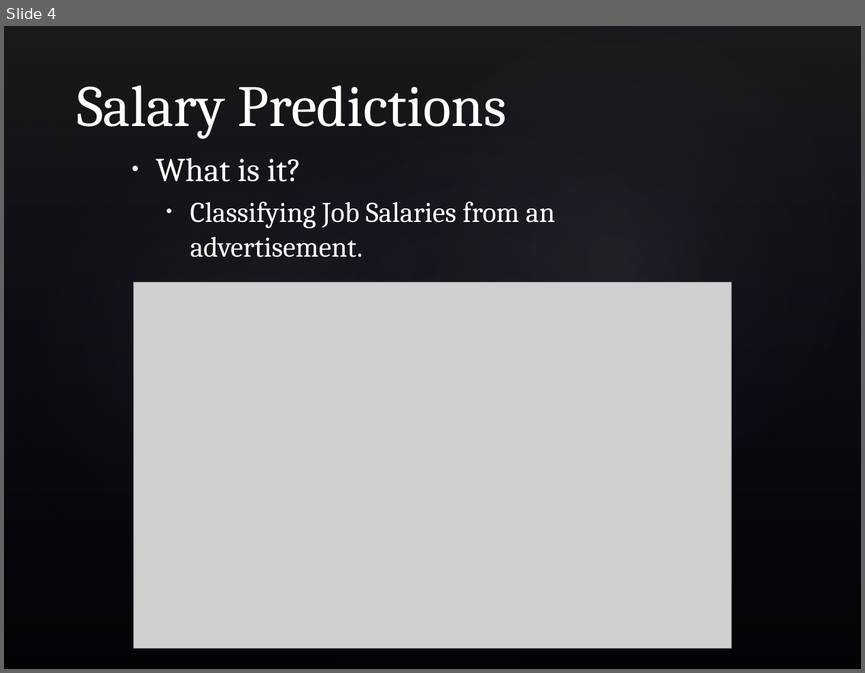
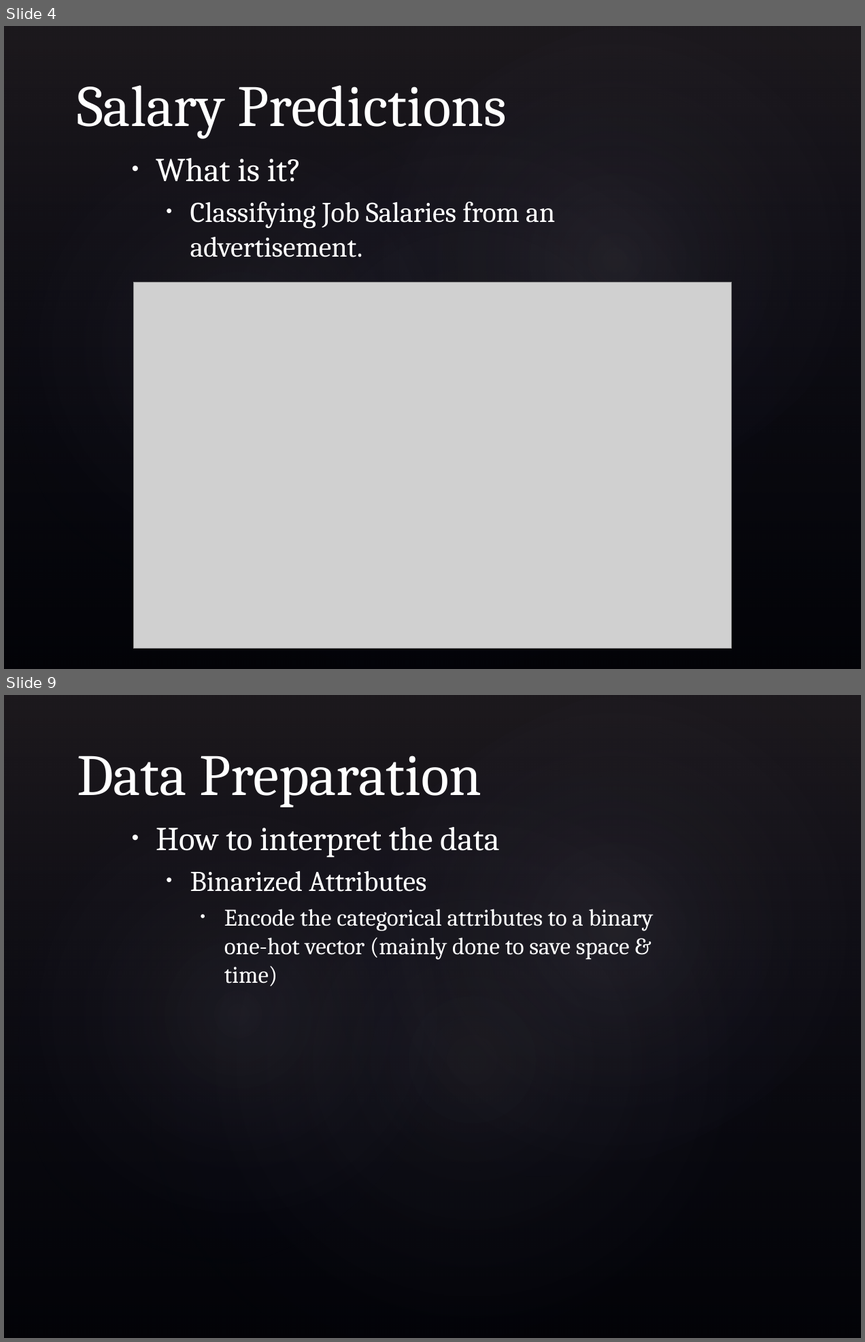
Before and after one commit to bradens/adzuna-competition, a slide deck: presentation.pptx. Shown one above the other, each under a label of ours: slide 4 before the commit, slides 4 and 9 after it; the slides between them are not shown. The pictures are 865x673 and 865x1342 pixels, drawn with LibreOffice and Linux fonts; fonts in the diff are those of the drawing; grey boxes stand for pictures; background and template pictures are left out. Boxes give left, top, right and bottom in pixels: in the first picture for what was removed or moved away, otherwise in the second. Text is boxed around its words. In the diff, an @@ line names an element or a change of style, - is before the commit and + after.

```diff
--- a/presentation.pptx
+++ b/presentation.pptx
@@ slide 9 added at (4, 695, 861, 1338), background picture (left out); not listed: 4 template elements that a slide beside it also shows @@
@@ title added at (77, 756, 481, 807), 49 pt, text #FFFFFF @@
+Data Preparation
@@ text added at (156, 827, 653, 986), 20 pt, text #FFFFFF @@
+• How to interpret the data
+  • Binarized Attributes
+    • Encode the categorical attributes to a binary one-hot vector (mainly done to save space & time)
```
Also in this commit, not shown: 7 other slides added, 1 slide removed, 1 other file.
